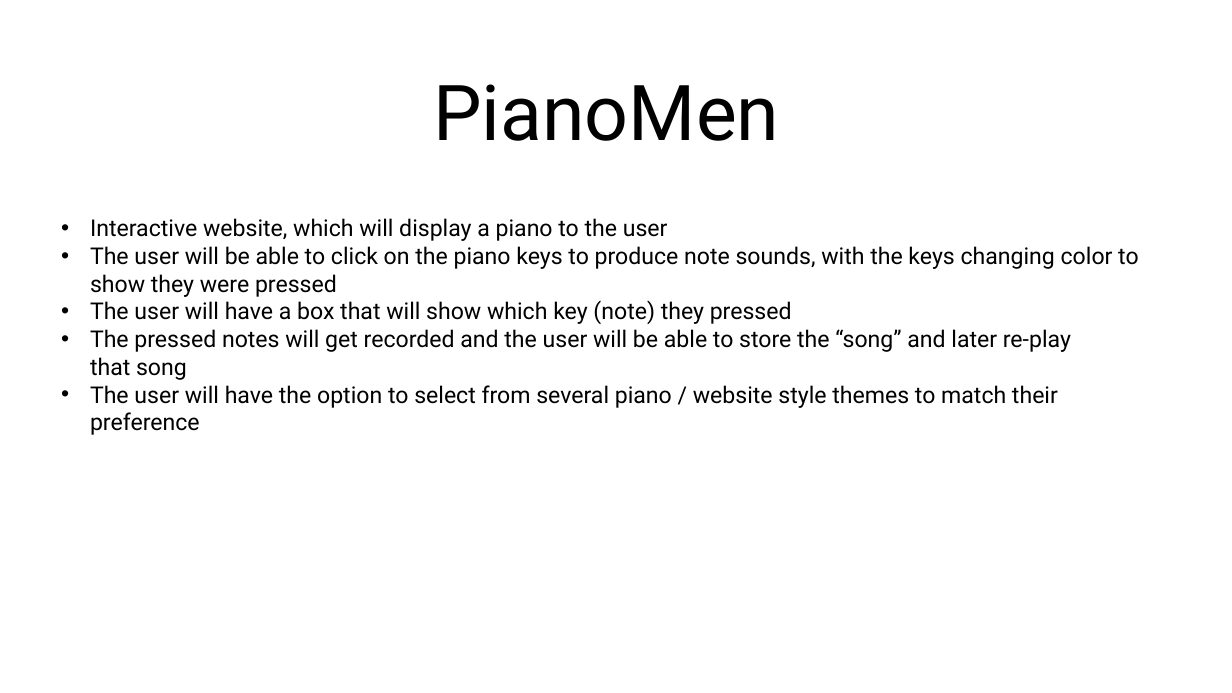
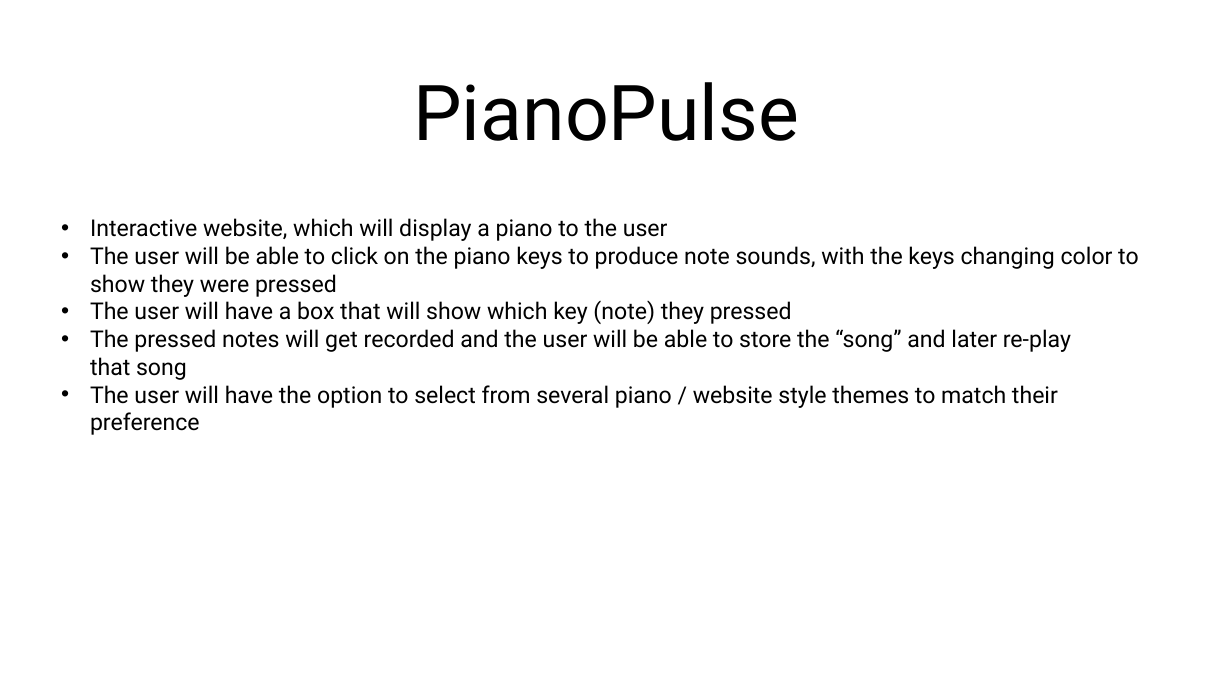
Before and after one commit to jankrajniak/firstProject, a slide deck: slide 1 of projectIntro.pptx. Drawn at 1232x693 pixels with LibreOffice and Linux fonts; fonts in the diff are those of the drawing. Boxes give left, top, right and bottom in pixels: in the first picture for what was removed or moved away, otherwise in the second. Text is boxed around its words. In the diff, an @@ line names an element or a change of style, - is before the commit and + after.

```diff
--- a/projectIntro.pptx
+++ b/projectIntro.pptx
@@ title at box(413, 82, 799, 141): text changed @@
-PianoMen
+PianoPulse
```
Also in this commit, not shown: 2 other slides changed, 2 slides added.
